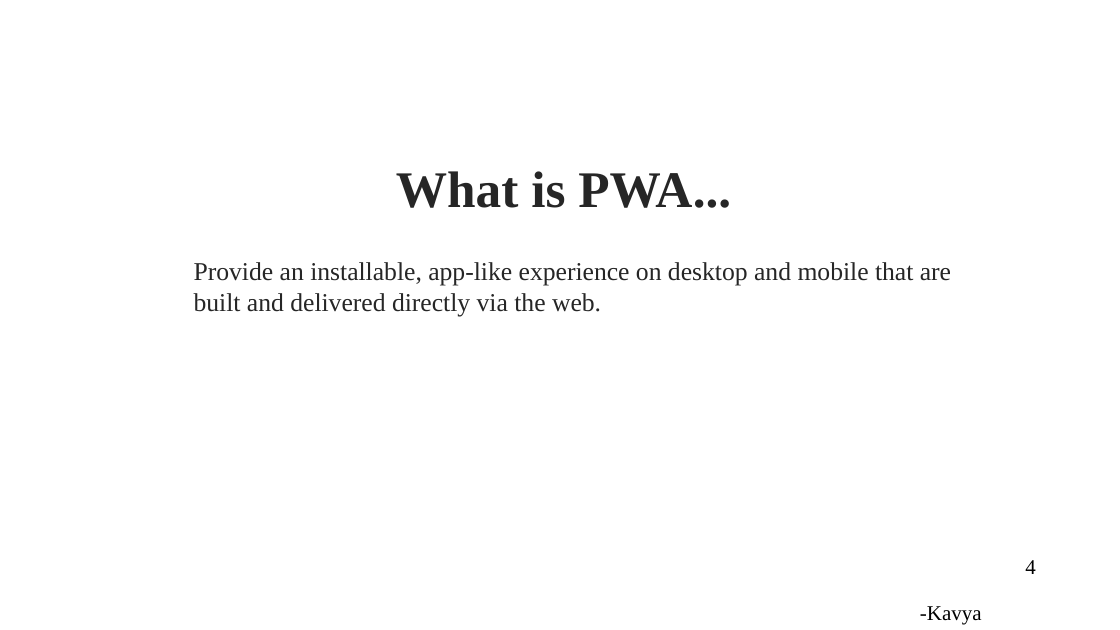
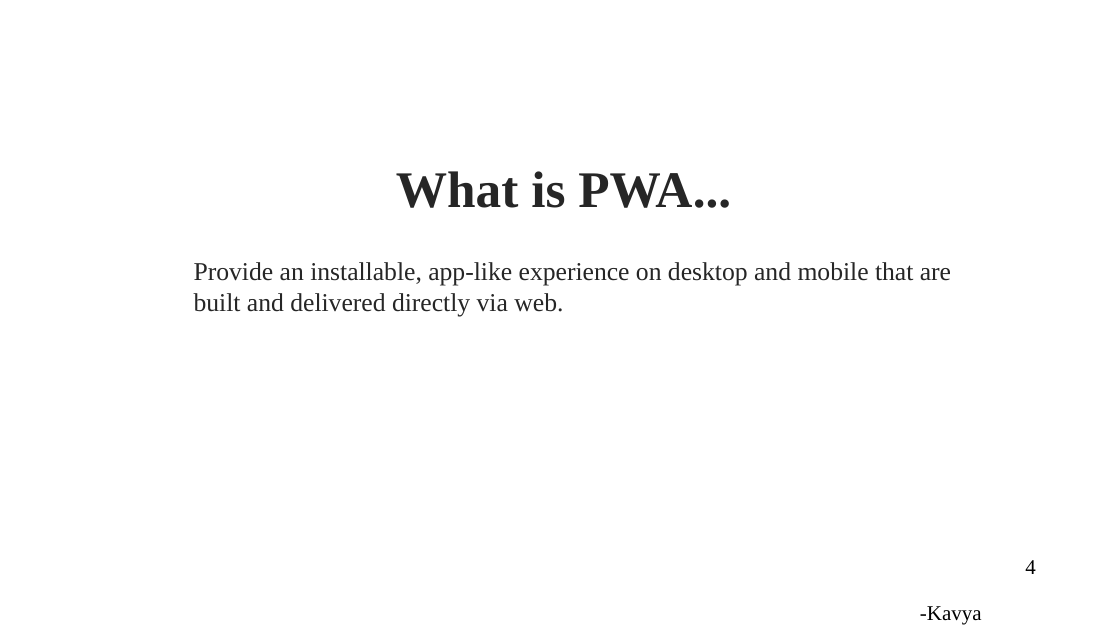
Before and after one commit to Sravani537520/WrokshopOnPWA, a slide deck: slide 4 of pptOnPWA.pptx. Drawn at 1120x630 pixels with LibreOffice and Linux fonts; fonts in the diff are those of the drawing; background and template pictures are left out. Boxes give left, top, right and bottom in pixels: in the first picture for what was removed or moved away, otherwise in the second. Text is boxed around its words. In the diff, an @@ line names an element or a change of style, - is before the commit and + after.

```diff
--- a/pptOnPWA.pptx
+++ b/pptOnPWA.pptx
@@ text at bbox=[194, 262, 951, 316]: text changed @@
-Provide an installable, app-like experience on desktop and mobile that are built and delivered directly via the web.
+Provide an installable, app-like experience on desktop and mobile that are built and delivered directly via web.
```
Also in this commit, not shown: 13 other slides changed, 1 slide added, 1 slide removed.
